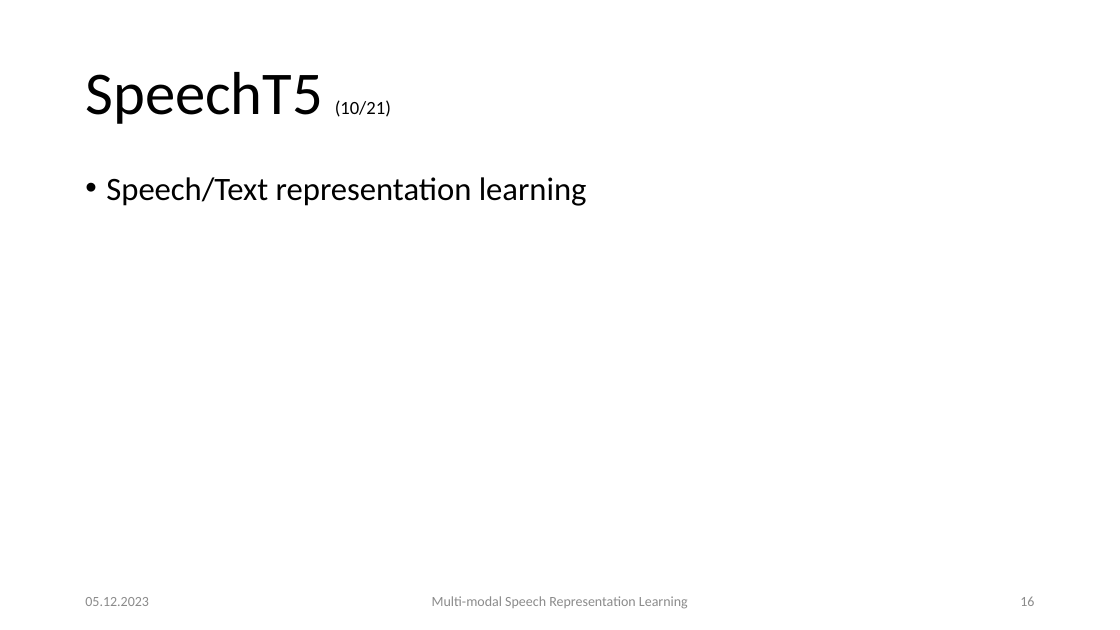
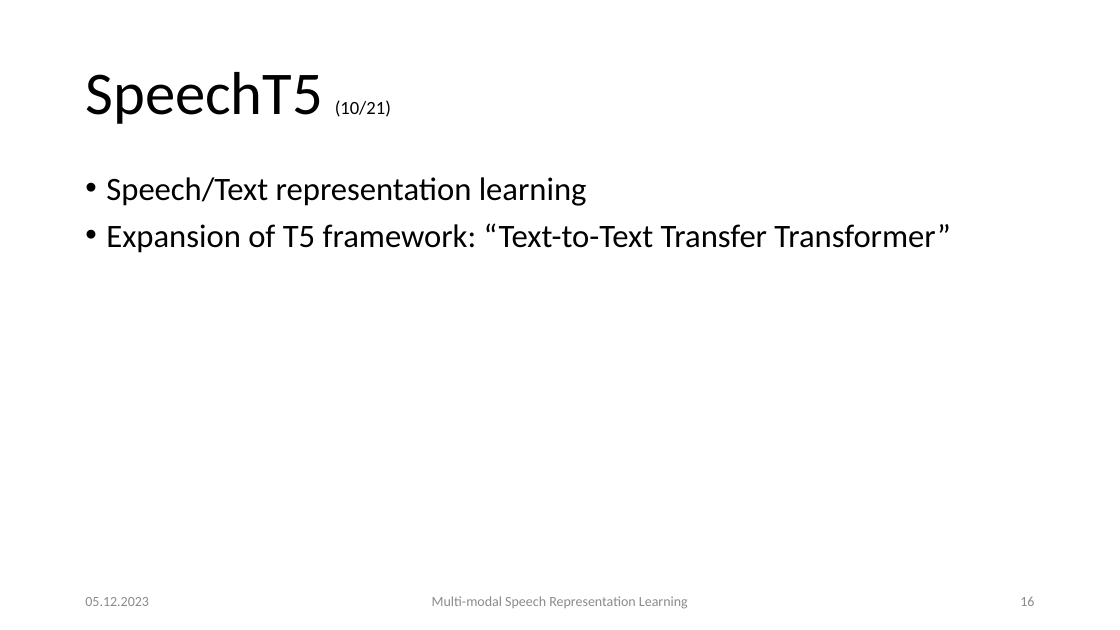
Before and after one commit to carlos-schmidt/nn-seminar, a slide deck: slide 16 of presentation.pptx. Drawn at 1120x630 pixels with LibreOffice and Linux fonts; fonts in the diff are those of the drawing. Boxes give left, top, right and bottom in pixels: in the first picture for what was removed or moved away, otherwise in the second. Text is boxed around its words. In the diff, an @@ line names an element or a change of style, - is before the commit and + after.

```diff
--- a/presentation.pptx
+++ b/presentation.pptx
@@ text at box(106, 223, 950, 253): paragraph added @@
+• Expansion of T5 framework: “Text-to-Text Transfer Transformer”
```
Also in this commit, not shown: 13 other slides changed, 3 slides added.
